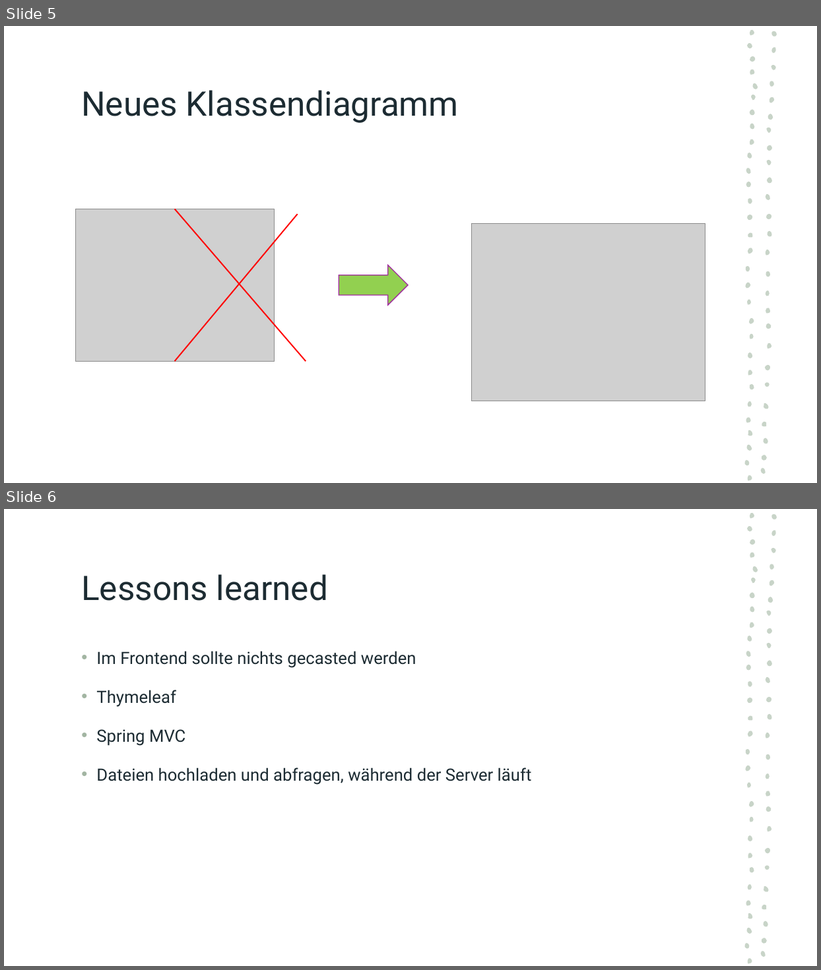
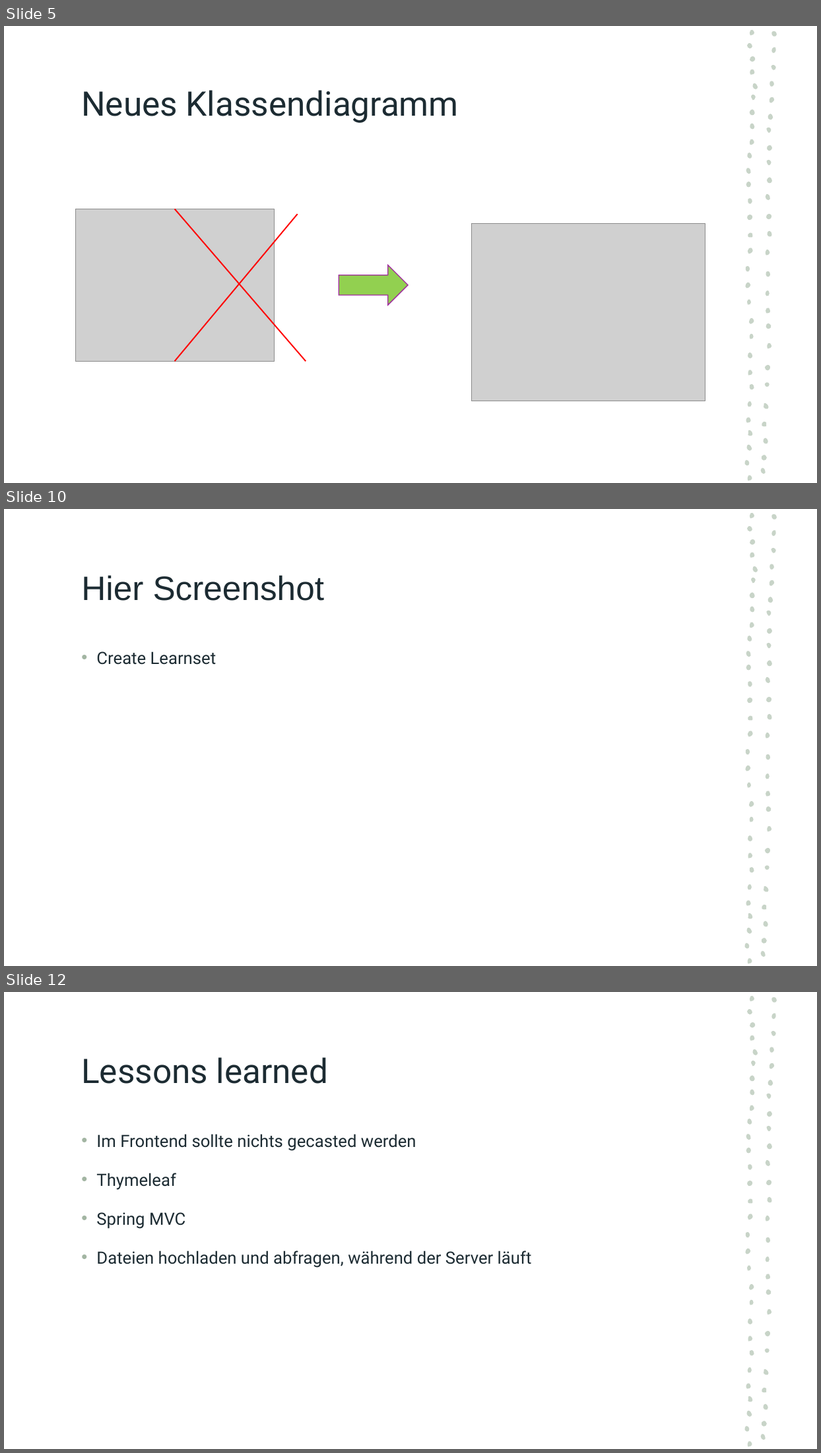
Before and after one commit to fh-erfurt/AICard, a slide deck: Präsentationen/Präsentation5.ppsx. Shown one above the other, each under a label of ours: slides 5 and 6 before the commit, slides 5, 10 and 12 after it; the slides between them are not shown. The pictures are 821x970 and 821x1453 pixels, drawn with LibreOffice and Linux fonts; fonts in the diff are those of the drawing; grey boxes stand for pictures. Boxes give left, top, right and bottom in pixels: in the first picture for what was removed or moved away, otherwise in the second. Text is boxed around its words. In the diff, an @@ line names an element or a change of style, - is before the commit and + after.

```diff
--- a/Präsentationen/Präsentation5.ppsx
+++ b/Präsentationen/Präsentation5.ppsx
@@ slide 10 added at (4, 509, 817, 966), background #FFFFFF; not listed: 57 template elements that a slide beside it also shows @@
@@ title added at (81, 575, 324, 601), 40 pt, text #1C2B32 @@
+Hier Screenshot
@@ text added at (96, 652, 217, 665), 20 pt, text #1C2B32 @@
+• Create Learnset
@@ what was slide 6 is now slide 12 @@
```
Also in this commit, not shown: 1 slide changed, 5 other slides added.
